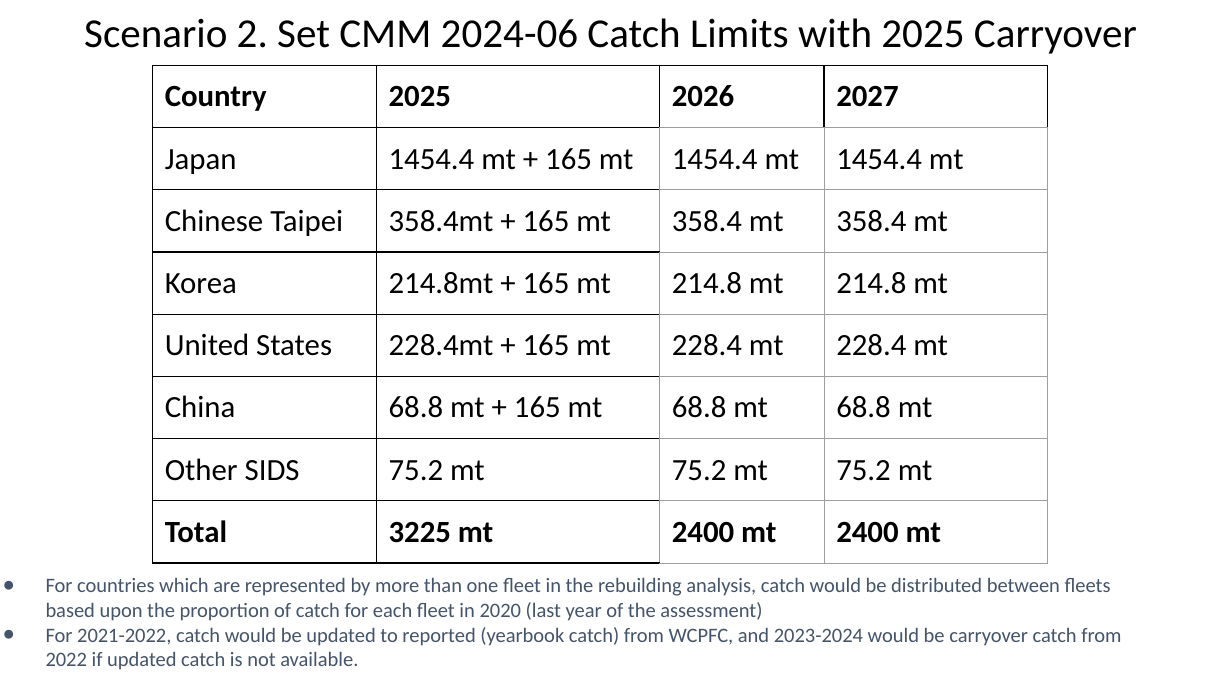
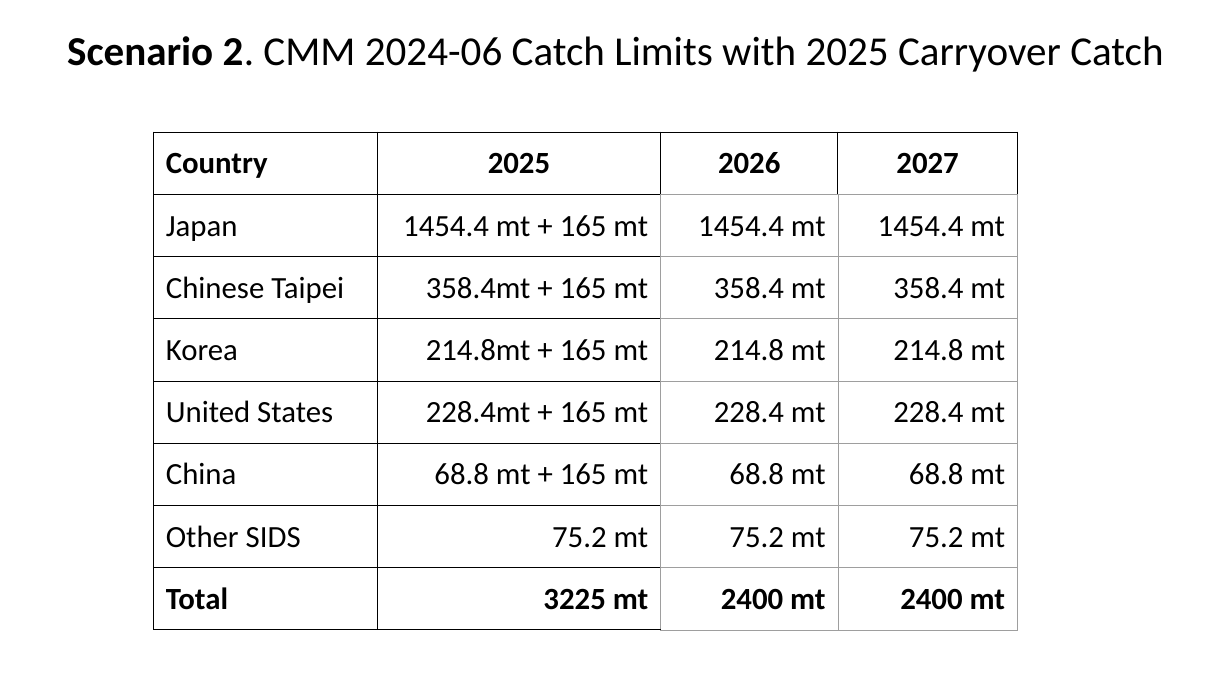
Before and after one commit to PIFSCstockassessments/2024-WCNPO-MLS-Rebuilding, a slide deck: slide 9 of 2025-MLS-projections/2025 MLS projections for CMM 24-06.pptx (slide 6 before the commit). Drawn at 1232x693 pixels with LibreOffice and Linux fonts; fonts in the diff are those of the drawing. Boxes give left, top, right and bottom in pixels: in the first picture for what was removed or moved away, otherwise in the second. Text is boxed around its words. In the diff, an @@ line names an element or a change of style, - is before the commit and + after.

```diff
--- a/2025-MLS-projections/2025 MLS projections for CMM 24-06.pptx
+++ b/2025-MLS-projections/2025 MLS projections for CMM 24-06.pptx
@@ title at bbox=[67, 36, 1163, 72]: text changed @@
-Scenario 2. Set CMM 2024-06 Catch Limits with 2025 Carryover
+Scenario 2. CMM 2024-06 Catch Limits with 2025 Carryover Catch
@@ table at bbox=[153, 132, 1018, 625] @@
@@ alignment left to centre @@
@@ alignment left to right @@
@@ table: place and size @@
-table at bbox=[152, 66, 1048, 558]
+table at bbox=[153, 132, 1018, 625]
@@ text removed at bbox=[46, 577, 1121, 670] @@
-● For countries which are represented by more than one fleet in the rebuilding analysis, catch would be distributed between fleets based upon the proportion of catch for each fleet in 2020 (last year of the assessment)
-● For 2021-2022, catch would be updated to reported (yearbook catch) from WCPFC, and 2023-2024 would be carryover catch from 2022 if updated catch is not available.
-.
```
Also in this commit, not shown: 10 other slides changed, 13 slides added, 4 slides removed, 16 other files.
